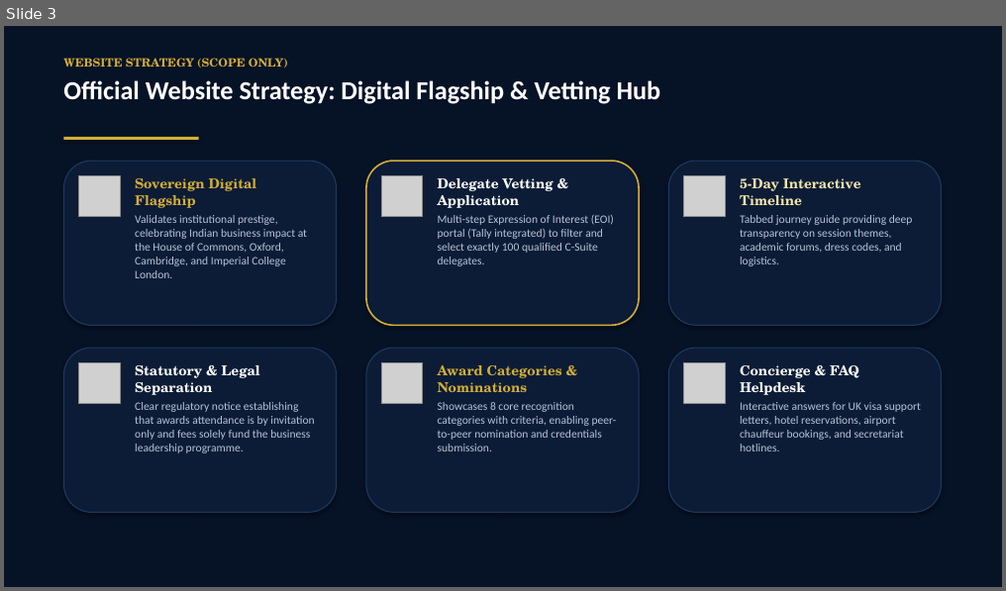
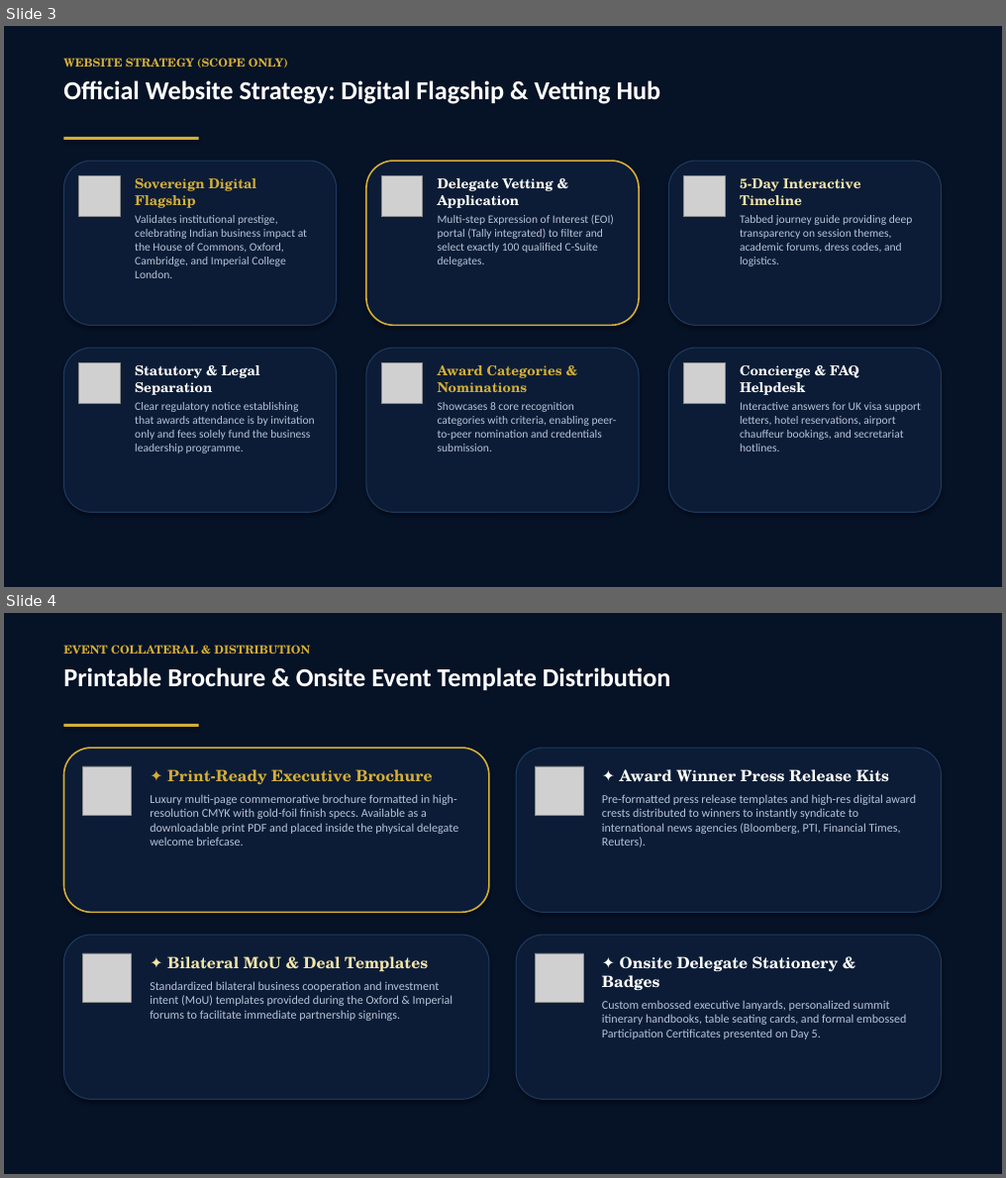
Before and after one commit to sentientiaproject/ibn-london-2026, a slide deck: IBN_2026_Digital_Marketing_and_Platform_Strategy.pptx. Shown one above the other, each under a label of ours: slide 3 before the commit, slides 3 and 4 after it. The pictures are 1006x591 and 1006x1178 pixels, drawn with LibreOffice and Linux fonts; fonts in the diff are those of the drawing; grey boxes stand for pictures. Boxes give left, top, right and bottom in pixels: in the first picture for what was removed or moved away, otherwise in the second. Text is boxed around its words. In the diff, an @@ line names an element or a change of style, - is before the commit and + after.

Commit message:
Include printable brochure and onsite template distribution in slides, PPTX, and website

```diff
--- a/IBN_2026_Digital_Marketing_and_Platform_Strategy.pptx
+++ b/IBN_2026_Digital_Marketing_and_Platform_Strategy.pptx
@@ slide 4 added at bbox=[4, 613, 1002, 1174], background #FFFFFF @@
@@ rectangle added at bbox=[4, 613, 1002, 1174], fill #061226 @@
@@ text added at bbox=[63, 645, 671, 690], 25 pt, text #FFFFFF, bold @@
+EVENT COLLATERAL & DISTRIBUTION
+Printable Brochure & Onsite Event Template Distribution
@@ rectangle added at bbox=[63, 724, 199, 727], fill #D4AF37 @@
@@ rounded rectangle added at bbox=[63, 748, 489, 912], fill #0C1C36, outline #D4AF37 1.5 pt @@
@@ rounded rectangle added at bbox=[516, 748, 942, 912], fill #0C1C36, outline #1E3A5F 1 pt @@
@@ picture added at bbox=[82, 766, 132, 815] @@
@@ text added at bbox=[150, 769, 458, 846], 11.5 pt, text #B4C3D7 @@
+✦ Print-Ready Executive Brochure
+Luxury multi-page commemorative brochure formatted in high-resolution CMYK with gold-foil finish specs. Available as a downloadable print PDF and placed inside the physical delegate welcome briefcase.
@@ picture added at bbox=[535, 766, 583, 815] @@
@@ text added at bbox=[602, 769, 916, 848], 11.5 pt, text #B4C3D7 @@
+✦ Award Winner Press Release Kits
+Pre-formatted press release templates and high-res digital award crests distributed to winners to instantly syndicate to international news agencies (Bloomberg, PTI, Financial Times, Reuters).
@@ rounded rectangle added at bbox=[63, 935, 489, 1100], fill #0C1C36, outline #1E3A5F 1 pt @@
@@ rounded rectangle added at bbox=[516, 935, 942, 1100], fill #0C1C36, outline #1E3A5F 1 pt @@
@@ picture added at bbox=[82, 954, 132, 1002] @@
@@ text added at bbox=[150, 957, 453, 1021], 11.5 pt, text #B4C3D7 @@
+✦ Bilateral MoU & Deal Templates
+Standardized bilateral business cooperation and investment intent (MoU) templates provided during the Oxford & Imperial forums to facilitate immediate partnership signings.
@@ picture added at bbox=[535, 954, 583, 1002] @@
@@ text added at bbox=[602, 957, 906, 1040], 11.5 pt, text #B4C3D7 @@
+✦ Onsite Delegate Stationery & Badges
+Custom embossed executive lanyards, personalized summit itinerary handbooks, table seating cards, and formal embossed Participation Certificates presented on Day 5.
```
Also in this commit, not shown: 2 slides changed, 3 other files.
